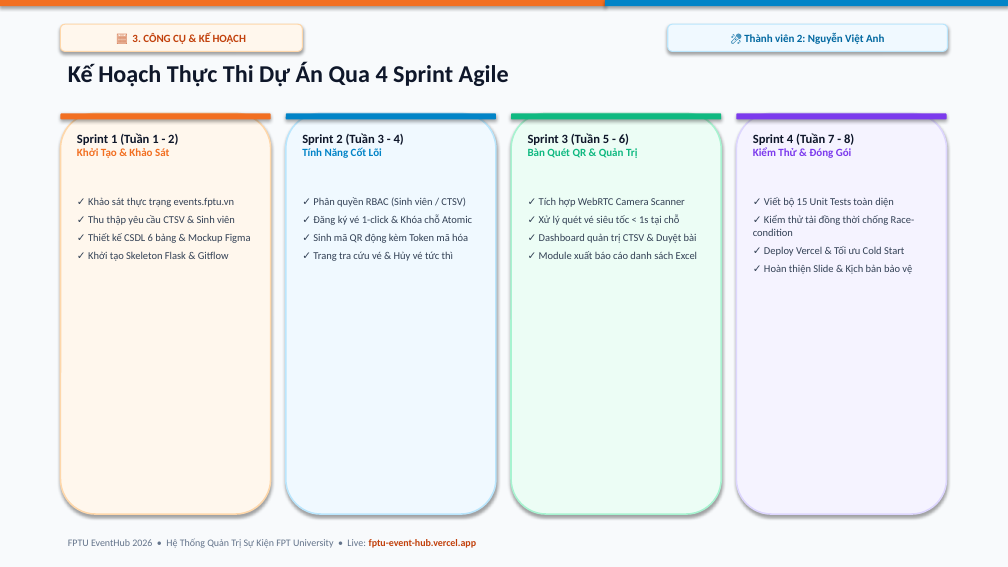
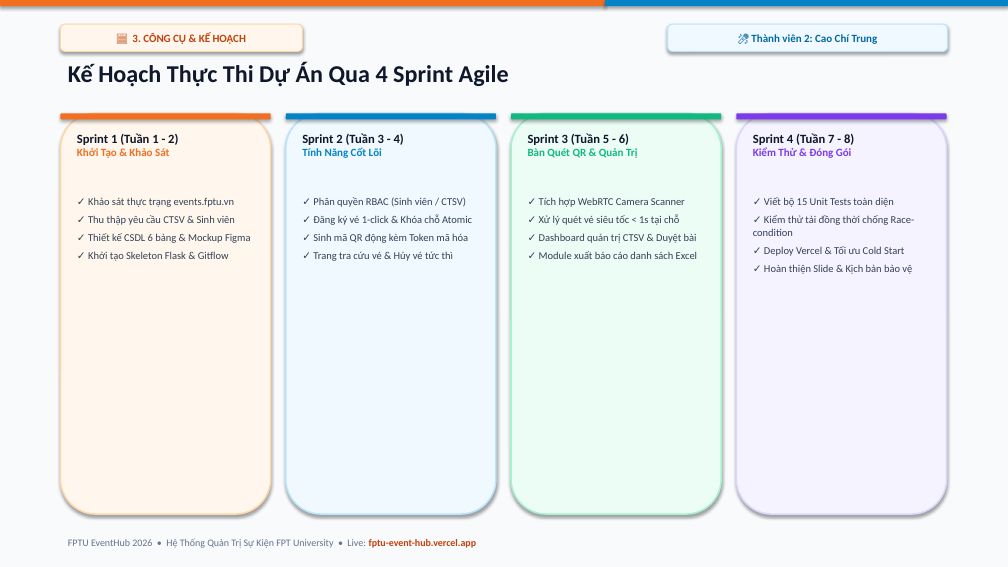
Before and after one commit to CongDung0506/FPTU-EventHub, a slide deck: slide 9 of SLIDE_THUYET_TRINH_FPTU_EVENTHUB.pptx. Drawn at 1008x567 pixels with LibreOffice and Linux fonts; fonts in the diff are those of the drawing. Boxes give left, top, right and bottom in pixels: in the first picture for what was removed or moved away, otherwise in the second. Text is boxed around its words. In the diff, an @@ line names an element or a change of style, - is before the commit and + after.

```diff
--- a/SLIDE_THUYET_TRINH_FPTU_EVENTHUB.pptx
+++ b/SLIDE_THUYET_TRINH_FPTU_EVENTHUB.pptx
@@ text in rounded rectangle at <box>751,34,878,44</box>: text changed @@
-🎤 Thành viên 2: Nguyễn Việt Anh
+🎤 Thành viên 2: Cao Chí Trung
```
Also in this commit, not shown: 18 other slides changed, 10 other files.
